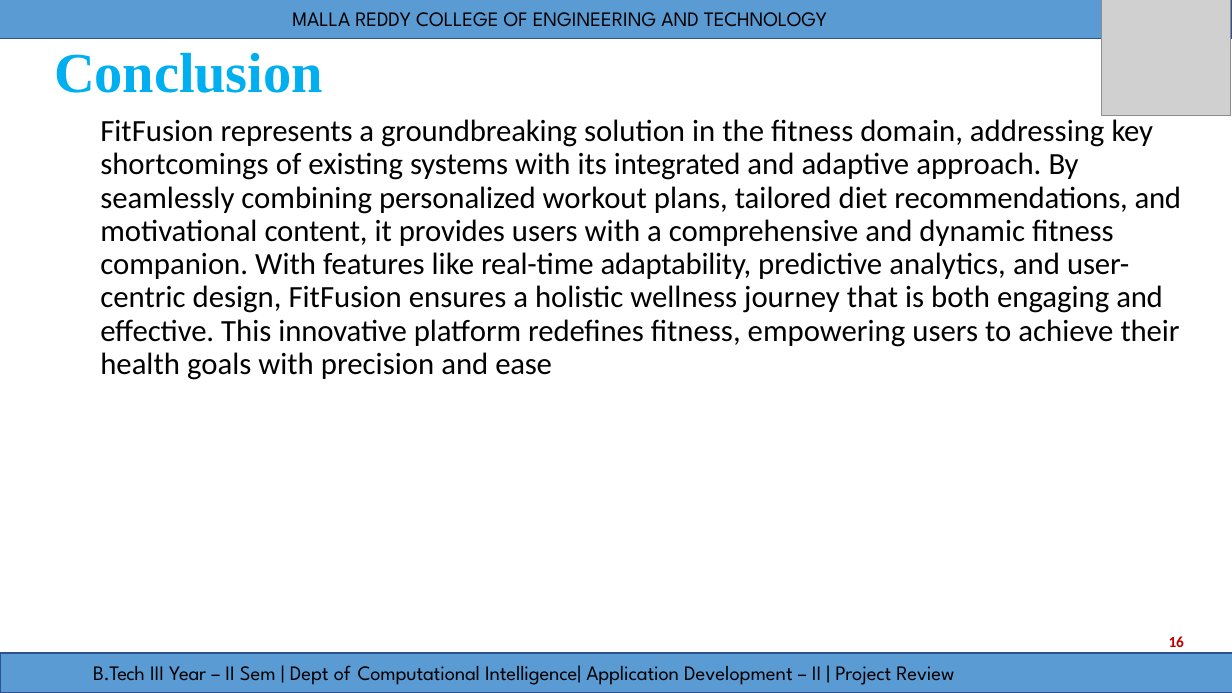
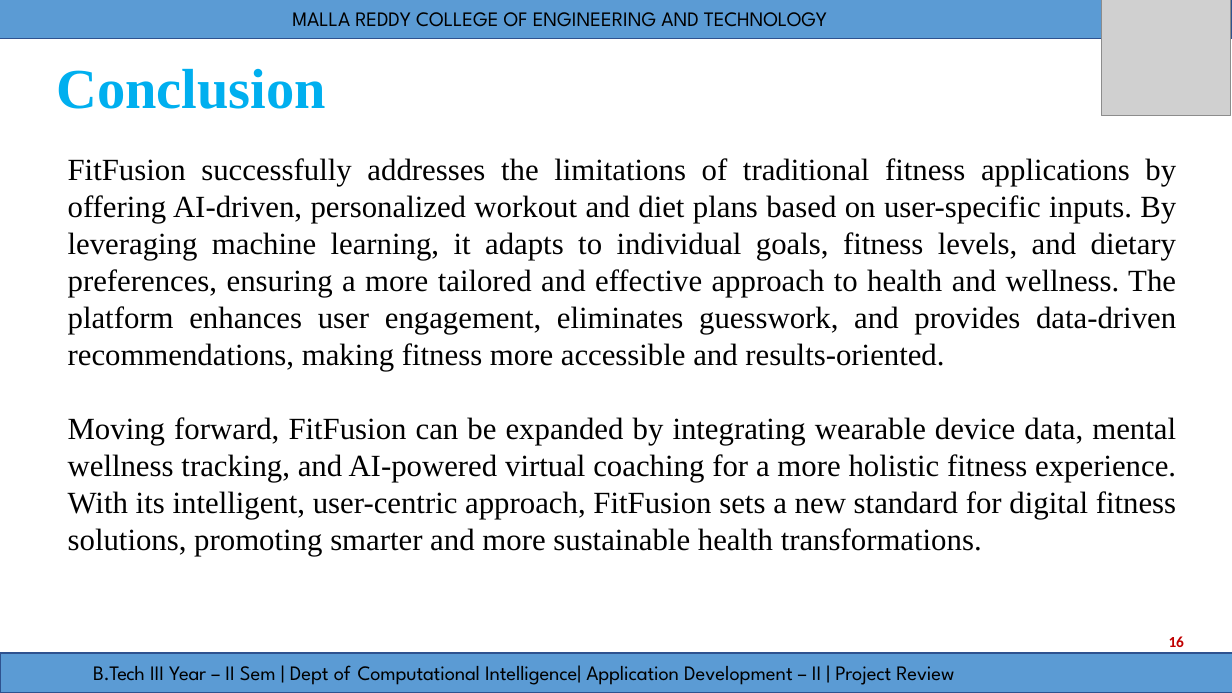
Before and after one commit to Nikhith-08/FitFusion, a slide deck: slide 16 of Documentation/PPT/FitFusion_Updated.pptx. Drawn at 1232x693 pixels with LibreOffice and Linux fonts; fonts in the diff are those of the drawing; grey boxes stand for pictures. Boxes give left, top, right and bottom in pixels: in the first picture for what was removed or moved away, otherwise in the second. Text is boxed around its words. In the diff, an @@ line names an element or a change of style, - is before the commit and + after.

```diff
--- a/Documentation/PPT/FitFusion_Updated.pptx
+++ b/Documentation/PPT/FitFusion_Updated.pptx
@@ title "Conclusion": place and size @@
-title "Conclusion" at <box>54,52,1181,380</box>
+title "Conclusion" at <box>57,68,326,109</box>
@@ title at <box>100,115,1181,380</box>: paragraph removed @@
-FitFusion represents a groundbreaking solution in the fitness domain, addressing key shortcomings of existing systems with its integrated and adaptive approach. By seamlessly combining personalized workout plans, tailored diet recommendations, and motivational content, it provides users with a comprehensive and dynamic fitness companion. With features like real-time adaptability, predictive analytics, and user- centric design, FitFusion ensures a holistic wellness journey that is both engaging and effective. This innovative platform redefines fitness, empowering users to achieve their health goals with precision and ease
@@ text added at <box>68,158,1176,556</box>, 24 pt, text #000000 @@
+FitFusion successfully addresses the limitations of traditional fitness applications by offering AI-driven, personalized workout and diet plans based on user-specific inputs. By leveraging machine learning, it adapts to individual goals, fitness levels, and dietary preferences, ensuring a more tailored and effective approach to health and wellness. The platform enhances user engagement, eliminates guesswork, and provides data-driven recommendations, making fitness more accessible and results-oriented.
+Moving forward, FitFusion can be expanded by integrating wearable device data, mental wellness tracking, and AI-powered virtual coaching for a more holistic fitness experience. With its intelligent, user-centric approach, FitFusion sets a new standard for digital fitness solutions, promoting smarter and more sustainable health transformations.
```
Also in this commit, not shown: 5 other slides changed, 31 other files.
